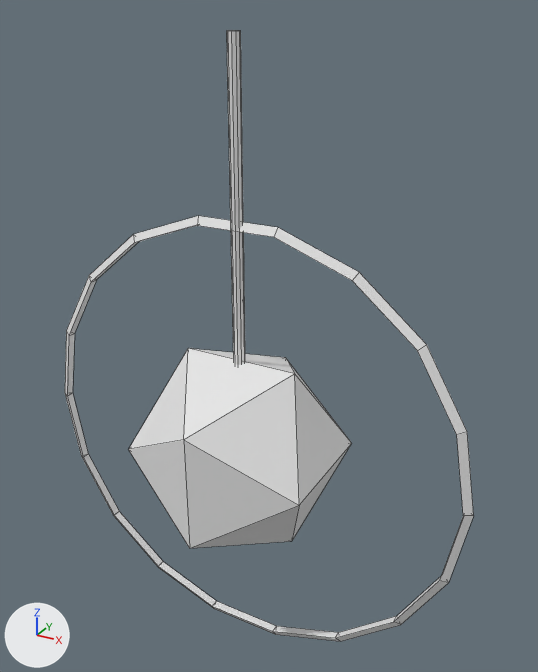
One commit to the OBJ model Assets/Models/Bottom Shoulder/Public-Photo_0010.obj: the scene before it, then after it.
Rendered twice from a camera (50 mm lens) standing at (0.481, -0.79, 0.363) and looking at (0.025, 0.039, -0.052). Every picture has the same lights, and +X, +Y and +Z are marked at lower left. Mesh edges are drawn as thin lines. Where no turn or scale is listed for an object, it has been applied to the vertices. Vertices at the same position are counted once.

Objects in the first picture: 'Public-Photo_0010'.
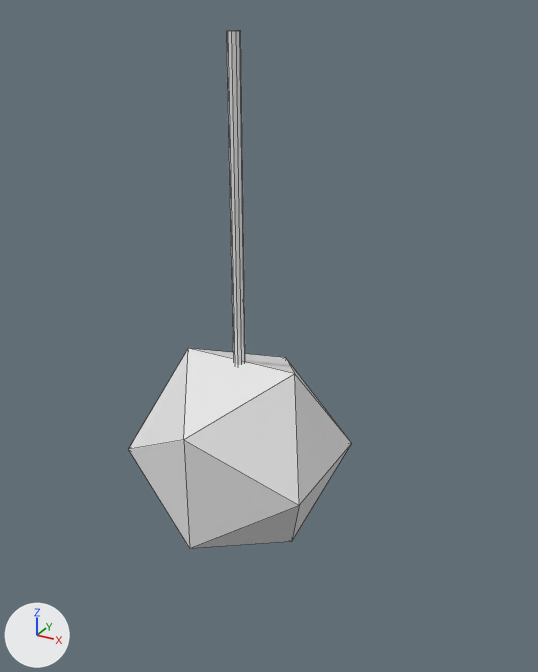
Boxes (x1, y1, x2, y2) around the edits, measured in the pictures (538 x 672 px):
'Public-Photo_0010', reshaped (45% narrower, 15% shorter): before (65, 30, 474, 641); after (129, 30, 352, 548)
part 1 of me_public_photo_0010, deleted: before (65, 216, 474, 641)

The change in detail:
me_public_photo_0010 has 88 vertices, 104 faces and spans x -0.337..0.337, y -0.137..0.137, z -0.547..0.34.
me_public_photo_0010 is used by ob_public_photo_0010; location (0.0, 0.0, 0.0).
me_public_photo_0010 part 1: the loose piece of 54 vertices spanning x -0.337..0.337, y -0.007..0.007, z -0.547..0.117 is deleted.
